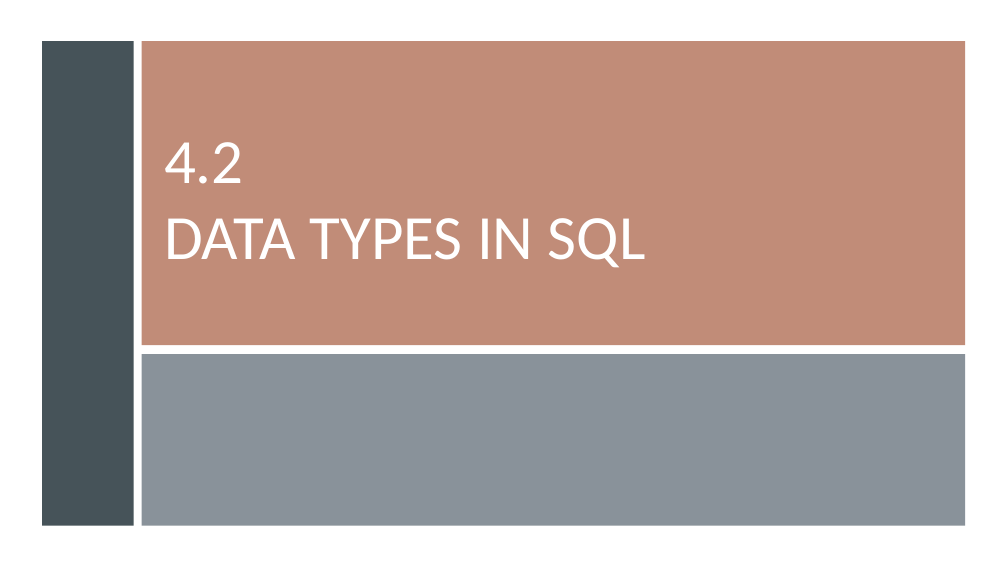
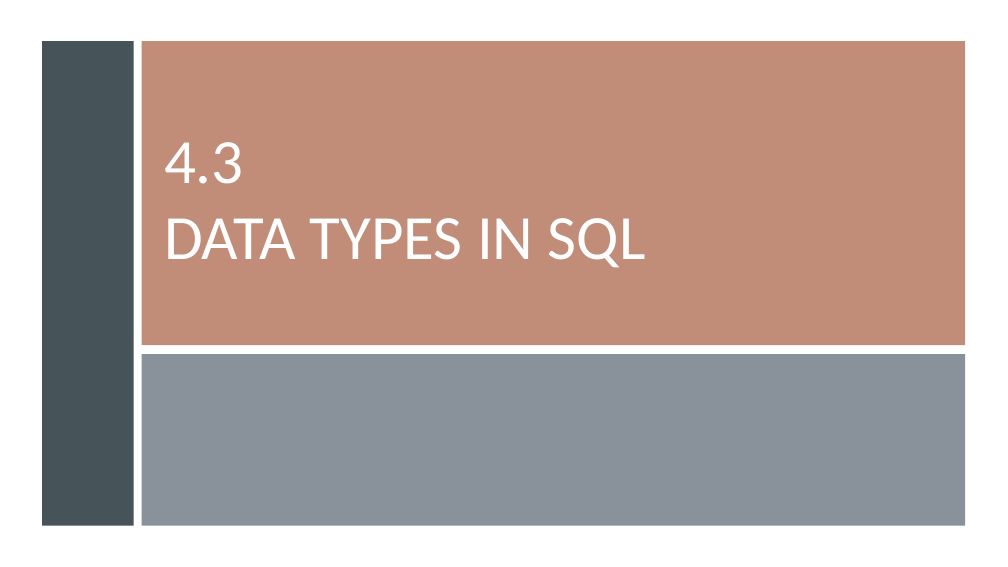
Before and after one commit to gisynw/ssj-376, a slide deck: slide 13 of docs/Lectures/Week04/Week04_SimpleSQL.pptx. Drawn at 1008x567 pixels with LibreOffice and Linux fonts; fonts in the diff are those of the drawing. Boxes give left, top, right and bottom in pixels: in the first picture for what was removed or moved away, otherwise in the second. Text is boxed around its words. In the diff, an @@ line names an element or a change of style, - is before the commit and + after.

```diff
--- a/docs/Lectures/Week04/Week04_SimpleSQL.pptx
+++ b/docs/Lectures/Week04/Week04_SimpleSQL.pptx
@@ title at (164,142,646,268): text changed @@
-4.2
-DATA TYPES IN SQL
+4.3
+DATA TYPES IN SQL
```
Also in this commit, not shown: 10 other slides changed, 12 slides added, 2 other files.
